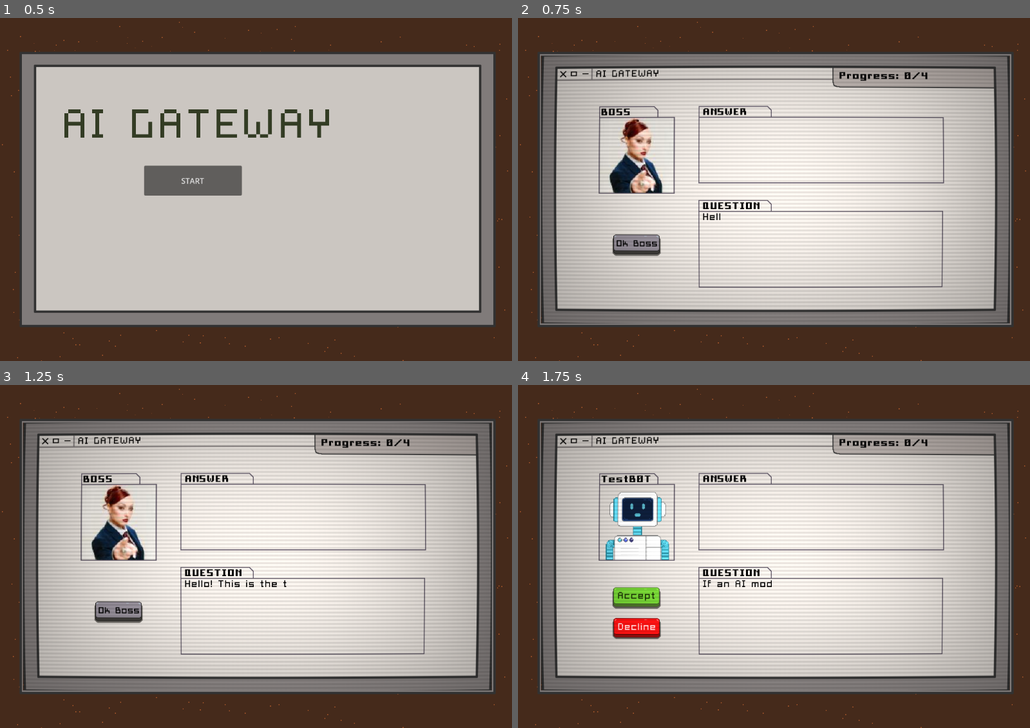
Above: before the commit, frames 1-4 (two rows, left to right).
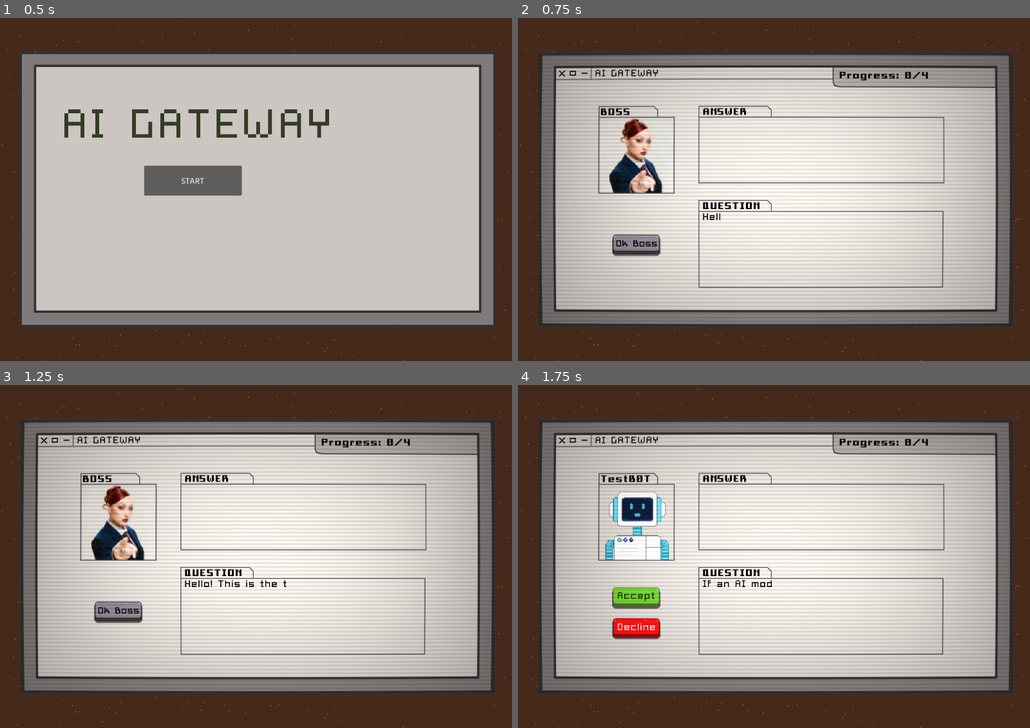
Above: after the commit, the same moments.

Repository: campiao/ai-ethics-sgame
Game: Godot game, scene res://scenes/main_menu.tscn
The game is run twice, just before and just after one commit, with the same random seed, the same clock (stepped at 60 frames per second) and the same inputs.
Inputs (mouse positions are in pixels of both pictures, inside the frame that each line leads up to):
- Up to frame 1 (0.5 s): no input
- Up to frame 2 (0.75 s): click "START" at 0.5 s
- Up to frame 3 (1.25 s): no input
- Up to frame 4 (1.75 s): click (635, 611) at 1.25 s

Frame 1 is identical in both runs. In frame 2, 4.5% of the frame differs, in the area x 4-97%, y 10-90%; in frame 3, 4.5%; in frame 4, 4.8%.

Commit message:
fix: fixed border around CRT, now should look better in-game

Diff:
--- a/ai-ethics-serious-game/scenes/canvas_layer.tscn
+++ b/ai-ethics-serious-game/scenes/canvas_layer.tscn
@@ -7,10 +7,10 @@
 shader = ExtResource("1_c4rma")
 shader_parameter/resolution = Vector2(320, 180)
 shader_parameter/scan_line_amount = 0.232
-shader_parameter/warp_amount = 0.05
+shader_parameter/warp_amount = 0.03
 shader_parameter/vignette_amount = 0.5
 shader_parameter/vignette_intensity = 0.3
-shader_parameter/grille_amount = 0.05
+shader_parameter/grille_amount = 0.0
 shader_parameter/brightness_boost = 1.322
 
 [node name="CanvasLayer" type="CanvasLayer"]
@@ -20,10 +20,10 @@
 anchors_preset = 15
 anchor_right = 1.0
 anchor_bottom = 1.0
-offset_left = 48.0
-offset_top = 79.0
-offset_right = -49.0
-offset_bottom = -79.0
+offset_left = 43.0
+offset_top = 74.0
+offset_right = -43.0
+offset_bottom = -73.0
 grow_horizontal = 2
 grow_vertical = 2
 mouse_filter = 2
--- a/ai-ethics-serious-game/scripts/crt.gdshader
+++ b/ai-ethics-serious-game/scripts/crt.gdshader
@@ -33,4 +33,7 @@
 
     COLOR.rgb = color;
     COLOR.a = 1.0;
+	if (uv.x == 0.0){
+		COLOR.a = 0.0;
+	}
 }
